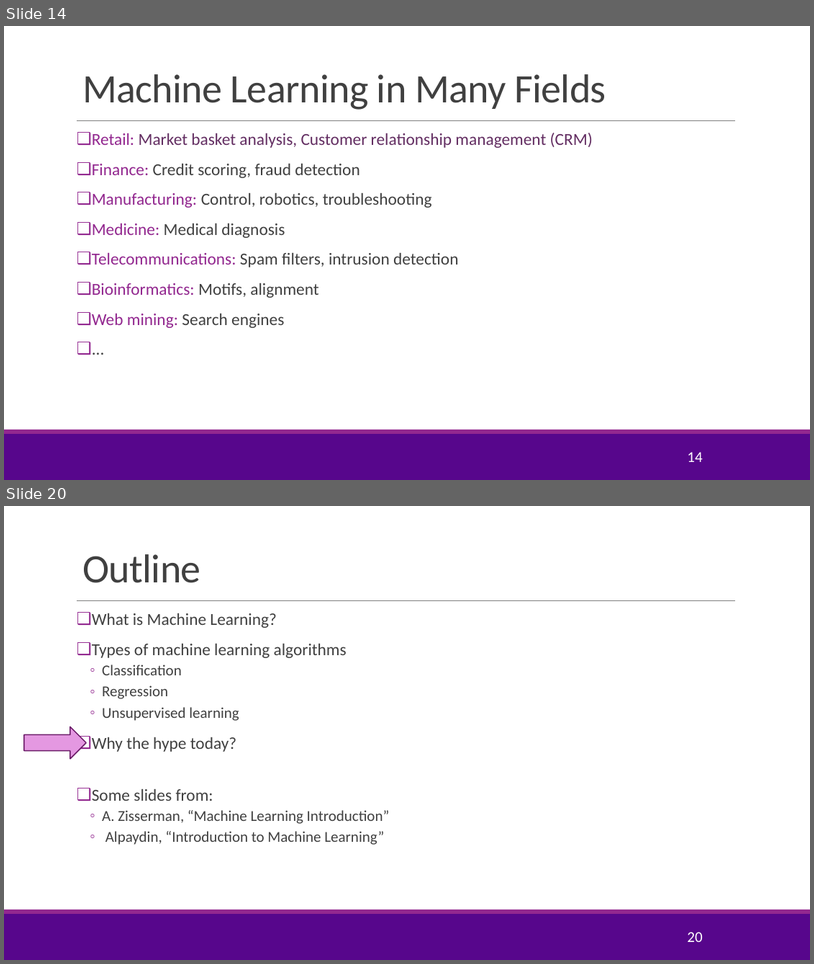
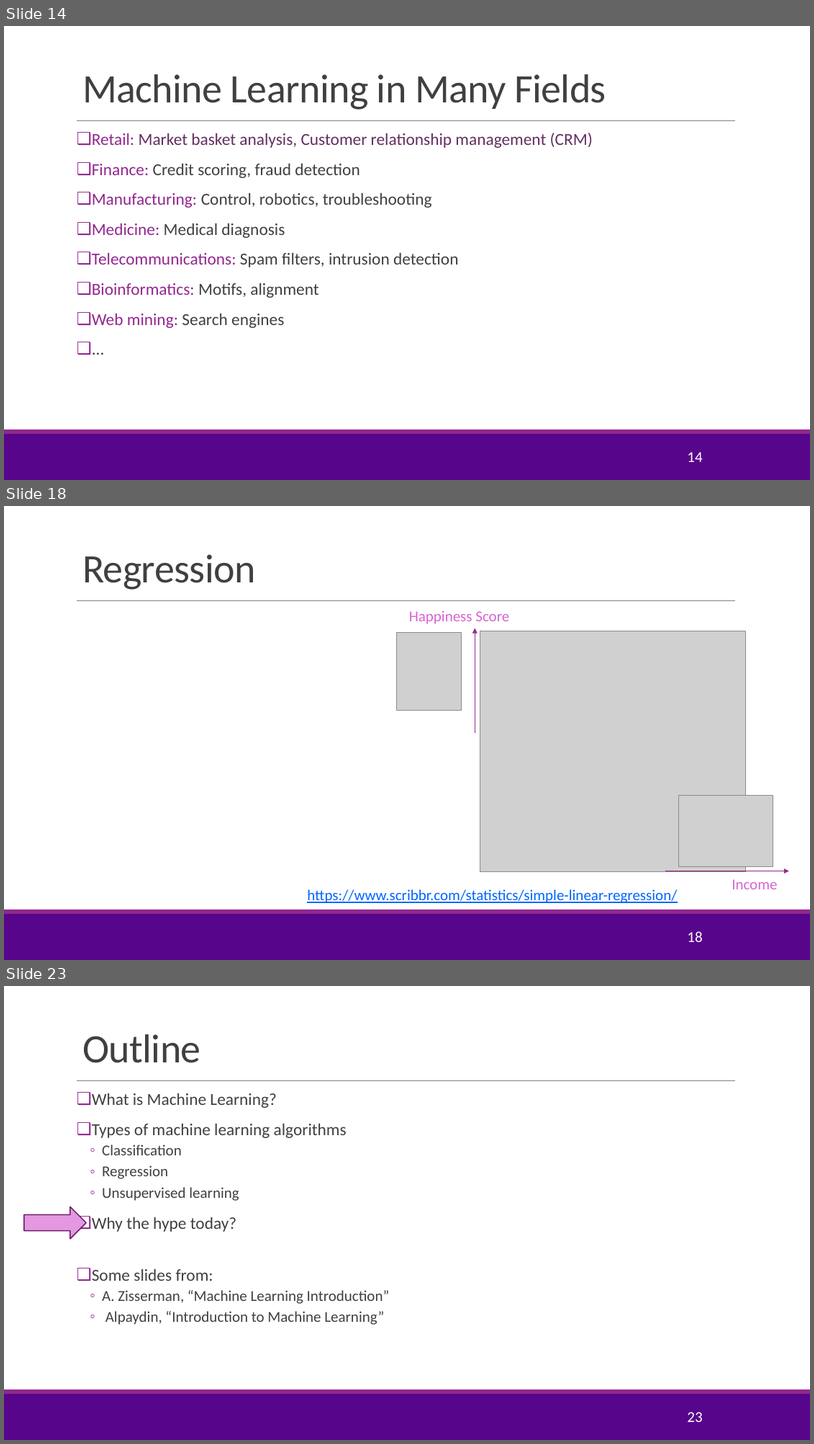
Before and after one commit to sdrangan/introml, a slide deck: lectures/Lect01_IntroML.pptx. Shown one above the other, each under a label of ours: slides 14 and 20 before the commit, slides 14, 18 and 23 after it; the slides between them are not shown. The pictures are 814x964 and 814x1444 pixels, drawn with LibreOffice and Linux fonts; fonts in the diff are those of the drawing; grey boxes stand for pictures; background and template pictures are left out. Boxes give left, top, right and bottom in pixels: in the first picture for what was removed or moved away, otherwise in the second. Text is boxed around its words. In the diff, an @@ line names an element or a change of style, - is before the commit and + after.

```diff
--- a/lectures/Lect01_IntroML.pptx
+++ b/lectures/Lect01_IntroML.pptx
@@ slide 18 added at bbox=[4, 506, 810, 960], background #FFFFFF; not listed: 3 template elements that a slide beside it also shows @@
@@ title added at bbox=[82, 554, 255, 590], 48 pt, text #404040 @@
+Regression
@@ text added at bbox=[409, 610, 509, 624], 18 pt, text #D665D3 @@
+Happiness Score
@@ picture added at bbox=[396, 633, 462, 710] @@
@@ arrow added from (476, 733) to (476, 628), #92278F 1 pt @@
@@ picture added at bbox=[481, 631, 746, 871] @@
@@ picture added at bbox=[679, 795, 774, 866] @@
@@ arrow added from (666, 871) to (790, 871), #92278F 1 pt @@
@@ text added at bbox=[307, 889, 677, 903], 18 pt, text #0066FF, underline @@
+https://www.scribbr.com/statistics/simple-linear-regression/
@@ text added at bbox=[732, 879, 777, 889], 18 pt, text #D665D3 @@
+Income
@@ page number added at bbox=[687, 931, 702, 942], 18 pt, text #FFFFFF @@
+18
@@ what was slide 20 is now slide 23 @@
@@ page number at bbox=[687, 1412, 702, 1422]: text changed @@
-20
+23
```
Also in this commit, not shown: 2 slides changed, 5 other slides added, 3 slides removed, 12 other files.
